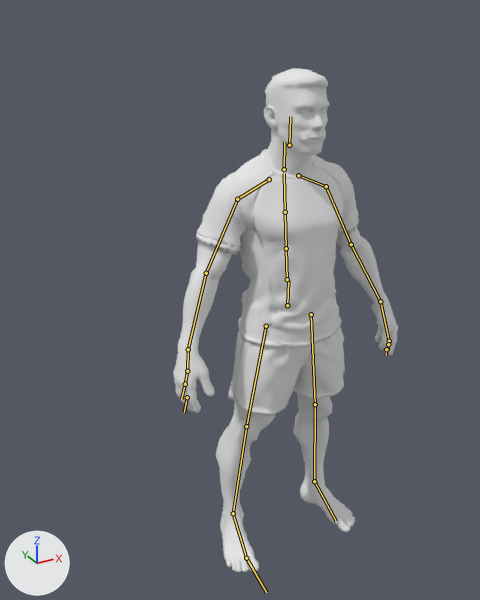
The glTF model frontend/public/futevolei/assets/models/tavinho-rig.glb: old version first, new version second.
Before and after are seen from a camera (50 mm lens) standing at (-64.5, -152.6, 52.9) and looking at (7.5, -21.8, -12.5). The axes (+X, +Y, +Z) are drawn at lower left. The lights are the same throughout. The first picture is the older version. The bones that change, and the others that lie on the model, are drawn over the model as lines.

Objects in the first picture: 'tripo_node_e9e222a8'.
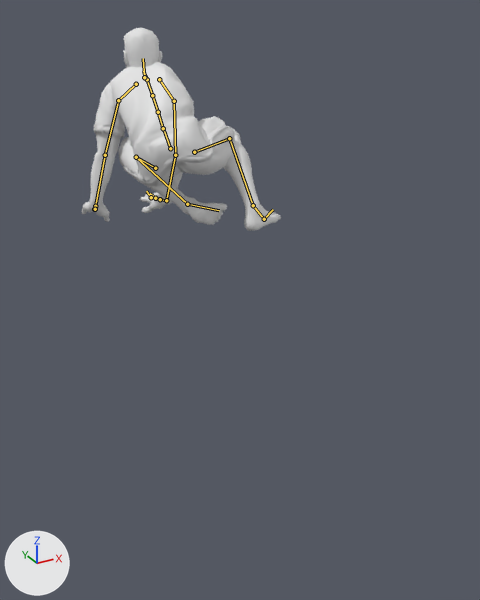
The newer file adds an action. The first version stands in its rest pose; the second is drawn at frame 51 of the action 'aguia'.

Pixel boxes (x1, y1, x2, y2) of what changed, in the pictures (480 x 600 px):
'tripo_node_e9e222a8', posed (12% narrower, 60% shorter)
    before: (173, 68, 398, 573)
    after: (82, 28, 281, 231)
bone 'mixamorigHips', root to tip
    before: (287, 305) to (288, 280)
    after: (170, 148) to (163, 129)
bone 'mixamorigLeftUpLeg', root to tip
    before: (311, 314) to (315, 404)
    after: (155, 168) to (136, 157)
bone 'mixamorigLeftLeg', root to tip
    before: (315, 404) to (314, 481)
    after: (136, 157) to (187, 204)
bone 'mixamorigLeftFoot', root to tip
    before: (314, 481) to (336, 521)
    after: (187, 204) to (219, 210)
bone 'mixamorigRightUpLeg', root to tip
    before: (266, 326) to (246, 426)
    after: (194, 152) to (229, 138)
bone 'mixamorigRightLeg', root to tip
    before: (246, 426) to (233, 513)
    after: (229, 138) to (253, 205)
bone 'mixamorigRightFoot', root to tip
    before: (233, 513) to (246, 558)
    after: (253, 205) to (264, 219)
bone 'mixamorigRightToeBase', root to tip
    before: (246, 558) to (266, 592)
    after: (264, 219) to (273, 209)
bone 'mixamorigSpine', root to tip
    before: (287, 279) to (286, 248)
    after: (163, 128) to (158, 112)
bone 'mixamorigSpine1', root to tip
    before: (286, 248) to (285, 212)
    after: (158, 112) to (152, 95)
bone 'mixamorigSpine2', root to tip
    before: (285, 212) to (284, 173)
    after: (152, 95) to (147, 81)
bone 'mixamorigRightShoulder', root to tip
    before: (269, 179) to (237, 199)
    after: (159, 79) to (174, 101)
bone 'mixamorigRightArm', root to tip
    before: (237, 199) to (206, 273)
    after: (174, 101) to (175, 155)
bone 'mixamorigRightForeArm', root to tip
    before: (206, 273) to (188, 349)
    after: (175, 155) to (166, 200)
bone 'mixamorigRightHand', root to tip
    before: (188, 349) to (187, 371)
    after: (166, 200) to (160, 199)
bone 'mixamorigRightHandIndex1', root to tip
    before: (187, 371) to (185, 384)
    after: (160, 199) to (155, 198)
bone 'mixamorigRightHandIndex2', root to tip
    before: (185, 384) to (181, 399)
    after: (155, 198) to (150, 193)
bone 'mixamorigRightHandIndex3', root to tip
    before: (187, 397) to (184, 412)
    after: (151, 197) to (146, 191)
bone 'mixamorigNeck', root to tip
    before: (284, 169) to (284, 142)
    after: (147, 79) to (143, 71)
bone 'mixamorigHead', root to tip
    before: (289, 145) to (290, 116)
    after: (144, 77) to (143, 58)
bone 'mixamorigLeftShoulder', root to tip
    before: (298, 175) to (326, 186)
    after: (136, 84) to (118, 100)
bone 'mixamorigLeftArm', root to tip
    before: (326, 186) to (351, 244)
    after: (118, 100) to (105, 155)
bone 'mixamorigLeftForeArm', root to tip
    before: (351, 244) to (380, 301)
    after: (105, 155) to (95, 206)
bone 'mixamorigLeftHand', root to tip
    before: (380, 301) to (389, 341)
    after: (95, 206) to (94, 209)
bone 'mixamorigLeftHandIndex1', root to tip
    before: (389, 341) to (388, 344)
    after: (94, 209) to (95, 209)
bone 'mixamorigLeftHandIndex2', root to tip
    before: (388, 344) to (388, 349)
    after: (95, 209) to (95, 207)
bone 'mixamorigLeftHandIndex3', root to tip
    before: (386, 349) to (386, 355)
    after: (95, 209) to (95, 208)

The edits, one by one:
Bone 'mixamorigHips' (bone_mixamorighips) moves from (0.0, 0.0, 0.0) to (0.0, 20.8, -54.5).
Bone 'mixamorigHips' (bone_mixamorighips) turns from (0, 0, 0) to (40, 151, 26) degrees about its own x, y and z.
Bone 'mixamorigLeftUpLeg' (bone_mixamorigleftupleg) turns from (0, 0, 0) to (130, -11, -31) degrees about its own x, y and z.
Bone 'mixamorigLeftLeg' (bone_mixamorigleftleg) turns from (0, 0, 0) to (-140, -11, -3) degrees about its own x, y and z.
Bone 'mixamorigLeftFoot' (bone_mixamorigleftfoot) turns from (0, 0, 0) to (7, 19, -25) degrees about its own x, y and z.
Bone 'mixamorigRightUpLeg' (bone_mixamorigrightupleg) turns from (0, 0, 0) to (107, 21, -3) degrees about its own x, y and z.
Bone 'mixamorigRightLeg' (bone_mixamorigrightleg) turns from (0, 0, 0) to (-124, 7, 5) degrees about its own x, y and z.
Bone 'mixamorigRightFoot' (bone_mixamorigrightfoot) turns from (0, 0, 0) to (38, 6, 20) degrees about its own x, y and z.
Bone 'mixamorigRightToeBase' (bone_mixamorigrighttoebase) turns from (0, 0, 0) to (3, 0, 0) degrees about its own x, y and z.
Bone 'mixamorigSpine' (bone_mixamorigspine) turns from (0, 0, 0) to (32, 12, 3) degrees about its own x, y and z.
Bone 'mixamorigSpine1' (bone_mixamorigspine1) turns from (0, 0, 0) to (4, 4, 0) degrees about its own x, y and z.
Bone 'mixamorigSpine2' (bone_mixamorigspine2) turns from (0, 0, 0) to (4, 4, 0) degrees about its own x, y and z.
Bone 'mixamorigRightShoulder' (bone_mixamorigrightshoulder) turns from (0, 0, 0) to (6, -12, -66) degrees about its own x, y and z.
Bone 'mixamorigRightArm' (bone_mixamorigrightarm) turns from (0, 0, 0) to (-18, 17, -37) degrees about its own x, y and z.
Bone 'mixamorigRightForeArm' (bone_mixamorigrightforearm) turns from (0, 0, 0) to (-3, 0, -1) degrees about its own x, y and z.
Bone 'mixamorigRightHand' (bone_mixamorigrighthand) turns from (0, 0, 0) to (-114, -62, 39) degrees about its own x, y and z.
Bone 'mixamorigRightHandIndex1' (bone_mixamorigrighthandindex1) turns from (0, 0, 0) to (11, -1, -3) degrees about its own x, y and z.
Bone 'mixamorigRightHandIndex2' (bone_mixamorigrighthandindex2) turns from (0, 0, 0) to (-24, -1, -7) degrees about its own x, y and z.
Bone 'mixamorigRightHandIndex3' (bone_mixamorigrighthandindex3) turns from (0, 0, 0) to (-12, -3, 5) degrees about its own x, y and z.
Bone 'mixamorigNeck' (bone_mixamorigneck) turns from (0, 0, 0) to (-1, 1, -1) degrees about its own x, y and z.
Bone 'mixamorigHead' (bone_mixamorighead) turns from (0, 0, 0) to (-58, 14, -5) degrees about its own x, y and z.
Bone 'mixamorigLeftShoulder' (bone_mixamorigleftshoulder) turns from (0, 0, 0) to (12, 6, 13) degrees about its own x, y and z.
Bone 'mixamorigLeftArm' (bone_mixamorigleftarm) turns from (0, 0, 0) to (-30, 6, 44) degrees about its own x, y and z.
Bone 'mixamorigLeftForeArm' (bone_mixamorigleftforearm) turns from (0, 0, 0) to (-3, 0, -9) degrees about its own x, y and z.
Bone 'mixamorigLeftHand' (bone_mixamoriglefthand) turns from (0, 0, 0) to (-81, 55, 0) degrees about its own x, y and z.
Bone 'mixamorigLeftHandIndex1' (bone_mixamoriglefthandindex1) turns from (0, 0, 0) to (-24, 3, 12) degrees about its own x, y and z.
Bone 'mixamorigLeftHandIndex2' (bone_mixamoriglefthandindex2) turns from (0, 0, 0) to (-15, 0, 1) degrees about its own x, y and z.
Bone 'mixamorigLeftHandIndex3' (bone_mixamoriglefthandindex3) turns from (0, 0, 0) to (13, -1, 4) degrees about its own x, y and z.
